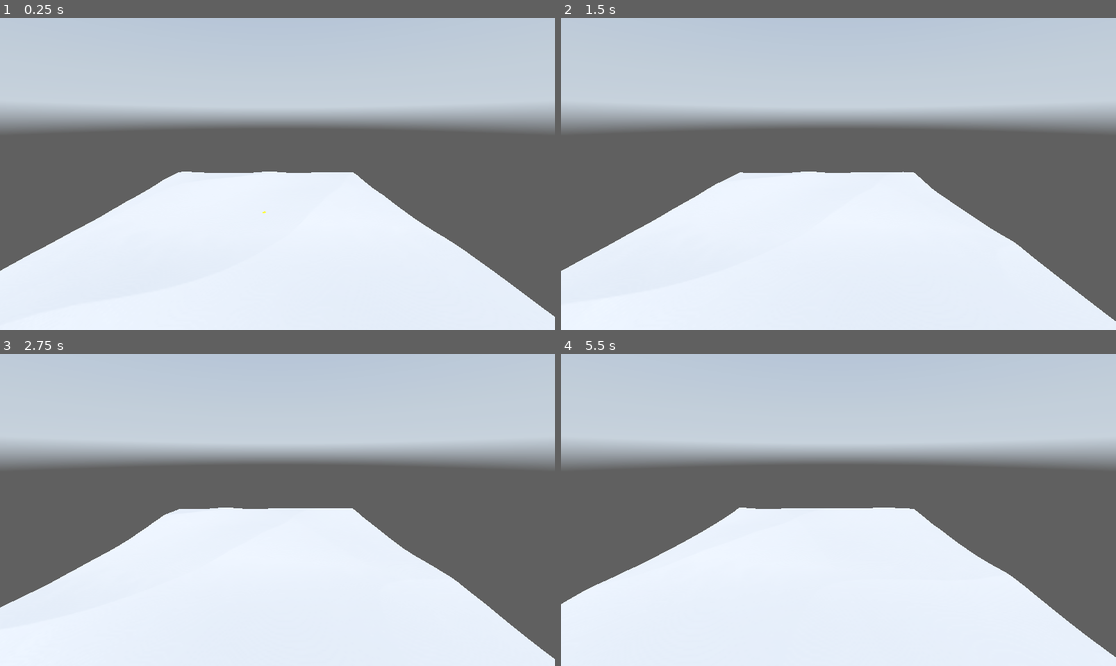
Above: before the commit, frames 1-4 (two rows, left to right).
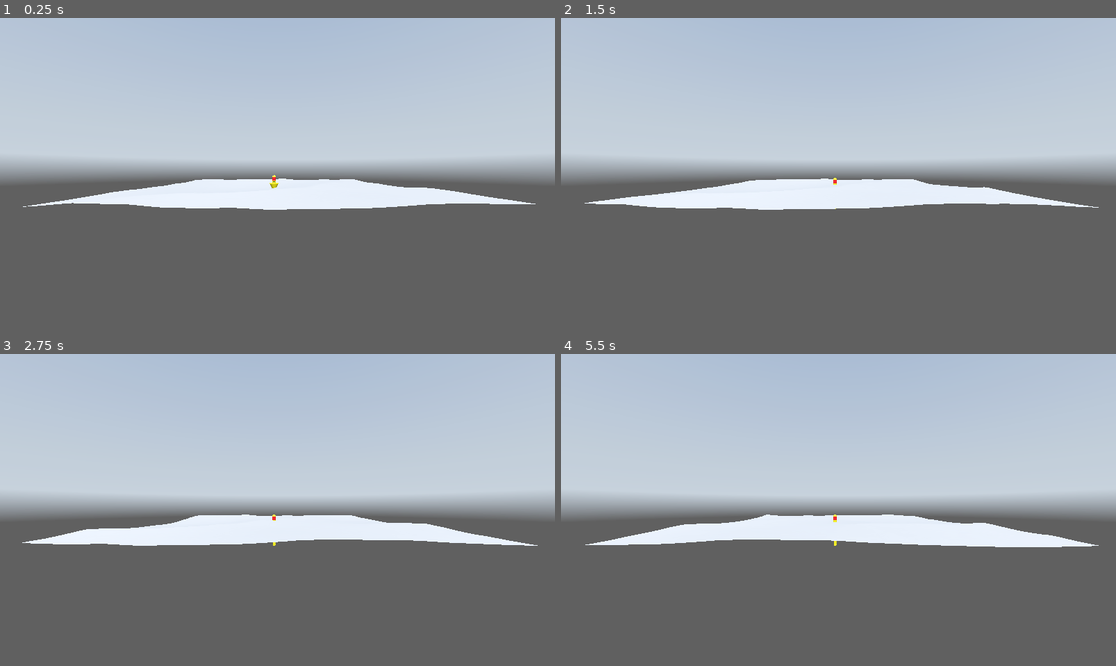
Above: after the commit, the same moments.

Repository: YosefGuevara012/Towards-Real-Time-Hydrodynamics-and-Fluid-Simulation-for-Marine-Robotics
Game: Godot game, scene res://Scenes/Map.tscn
Two runs of this game, one before a commit and one after it. Both use one fixed random seed, a clock stepped at 60 frames per second and the inputs below. A sky picture missing from this copy of the repository is replaced by a grey-blue gradient.
Inputs:
- Up to frame 1 (0.25 s): no input
- Up to frame 2 (1.5 s): no input
- Up to frame 3 (2.75 s): no input
- Up to frame 4 (5.5 s): no input

The runs differ from the first frame. In frame 1, 55% of the frame differs, in the area x 0-100%, y 29-100%; in frame 2, 55%; in frame 3, 55%; in frame 4, 56%.

Commit message:
Adding drag and flotability to the nomand drifter

Diff:
--- a/Scenes/Map.tscn
+++ b/Scenes/Map.tscn
@@ -29,7 +29,8 @@
 transform = Transform3D(1, 0, 0, 0, 1, 0, 0, 0, 1, -0.086194, 2.38419e-07, -0.00143337)
 
 [node name="Camera3D" type="Camera3D" parent="."]
-transform = Transform3D(1, 0, 0, 0, 0.964345, 0.264647, 0, -0.264647, 0.964345, 0.252318, 1.61011, 3.15394)
+transform = Transform3D(1, 0, 0, 0, 0.999784, 0.020768, 0, -0.020768, 0.999784, -0.118606, 0.439557, 4.45023)
 
 [node name="nomad_filter" parent="." instance=ExtResource("3_8fqyq")]
-transform = Transform3D(1, 0, 0, 0, 1, 0, 0, 0, 1, 0.0313592, 0, -0.0121148)
+transform = Transform3D(1, 0, 0, 0, 1, 0, 0, 0, 1, -0.192977, 0.255391, -0.0121148)
+float_force = 10.0
--- a/nomad_filter.gd
+++ b/nomad_filter.gd
@@ -1,20 +1,33 @@
 extends RigidBody3D
 
-@export var float_force: = 1.0
+@export var float_force := 1.0
+@export var water_drag := 0.05
+@export var water_angular_drag := 0.05
 @onready var gravity: float = ProjectSettings.get_setting("physics/3d/default_gravity")
 
+var submerged := false
+
 const water_height := 0.0
+
 # Called when the node enters the scene tree for the first time.
-#func _ready():
-#	pass # Replace with function body.
-#
-#
-## Called every frame. 'delta' is the elapsed time since the previous frame.
-#func _process(delta):
-#	pass
+func _ready():
+	pass # Replace with function body.
+
+
+# Called every frame. 'delta' is the elapsed time since the previous frame.
+func _process(delta):
+	pass
 
 func _physics_process(delta):
+	submerged = false
 	var depth = water_height - global_position.y
 
 	if depth > 0:
+		submerged = true
 		apply_central_force(Vector3.UP * float_force * gravity * depth)
+
+func _integrate_forces(state:PhysicsDirectBodyState3D):
+
+	if submerged:
+		state.linear_velocity *= 1 - water_drag
+		state.angular_velocity *= 1 - water_angular_drag
